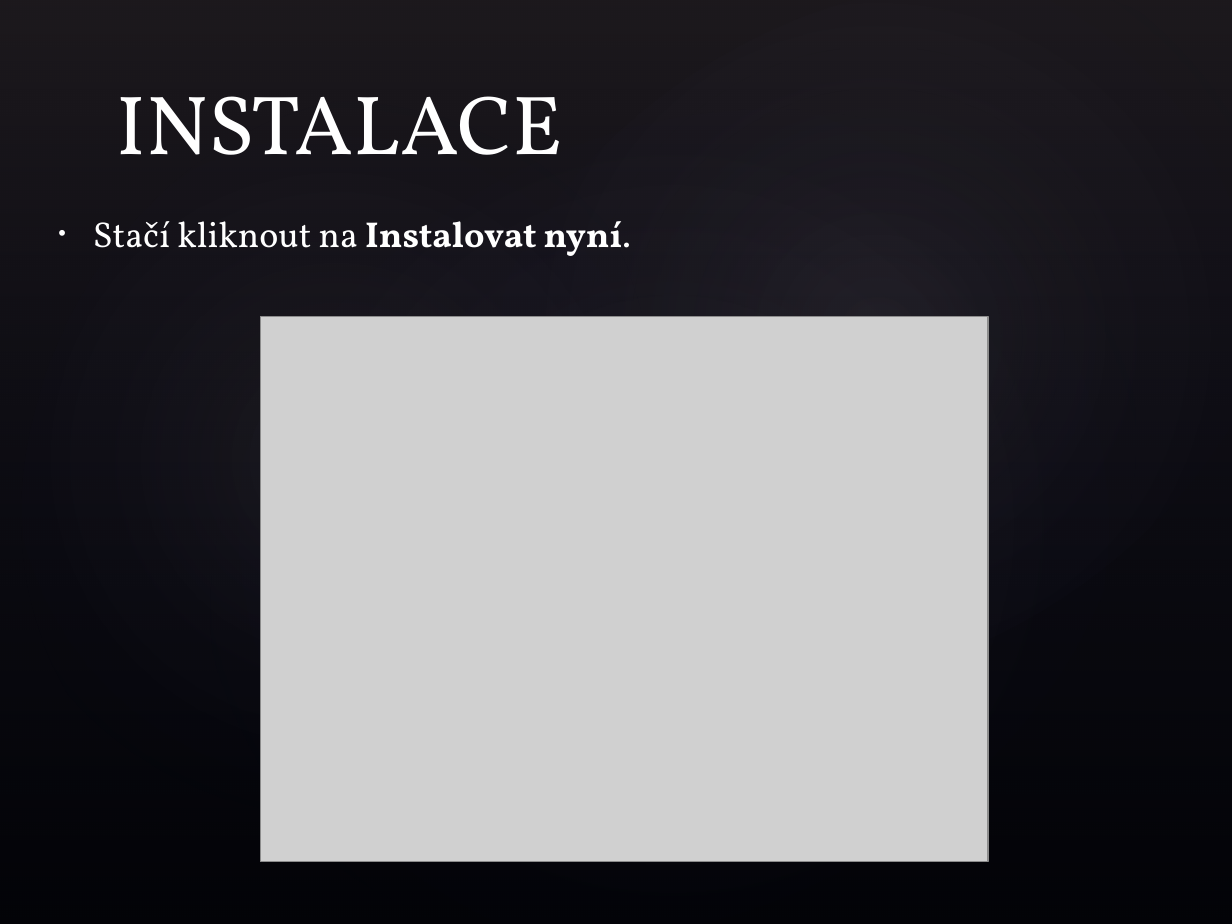
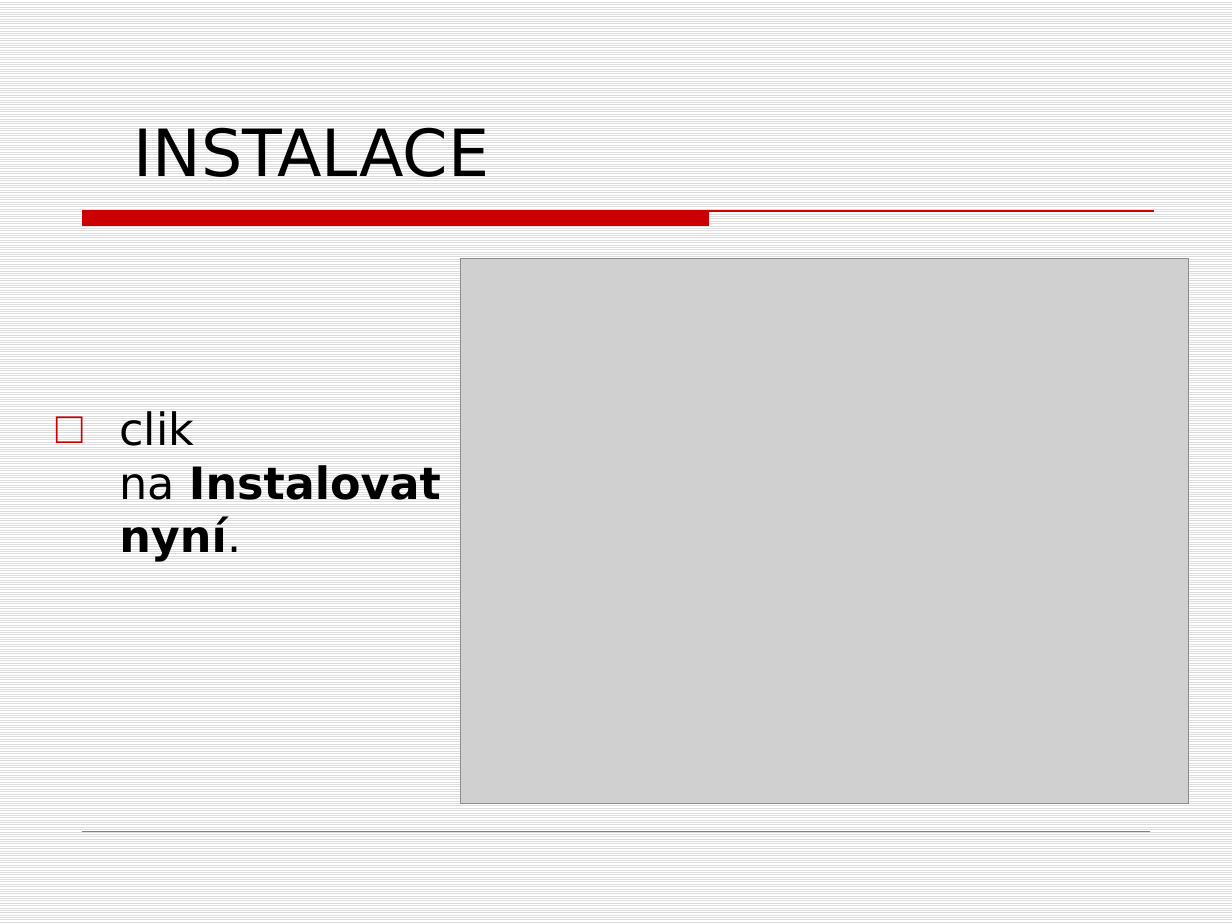
Before and after one commit to Petr8072/trida, a slide deck: slide 8 of Windows Server 2008 R2.pptx (slide 7 before the commit). Drawn at 1232x924 pixels with LibreOffice and Linux fonts; fonts in the diff are those of the drawing; grey boxes stand for pictures; background and template pictures are left out. Boxes give left, top, right and bottom in pixels: in the first picture for what was removed or moved away, otherwise in the second. Text is boxed around its words. In the diff, an @@ line names an element or a change of style, - is before the commit and + after.

```diff
--- a/Windows Server 2008 R2.pptx
+++ b/Windows Server 2008 R2.pptx
@@ background picture (left out) to pattern #DDDDDD on #FFFFFF @@
@@ rectangle removed at <box>0,0,1232,924</box> @@
@@ ellipse removed at <box>0,0,765,924</box> @@
@@ ellipse removed at <box>56,0,1232,924</box> @@
@@ ellipse removed at <box>338,0,1232,837</box> @@
@@ title "INSTALACE": place and size @@
-title "INSTALACE" at <box>116,96,562,155</box>
+title "INSTALACE" at <box>134,128,490,177</box>
@@ title "INSTALACE" at <box>134,128,490,177</box>: size 49 to 38 pt, font Vollkorn to DejaVu Sans, text colour #FFFFFF to #000000 @@
@@ freeform shape added at <box>83,211,1154,225</box>, fill #CC0000, outline #CC0000 0.75 pt @@
@@ picture: place and size @@
-picture at <box>260,317,988,862</box>
+picture at <box>461,259,1189,804</box>
@@ text at <box>119,411,441,562</box>: text changed; size 21 to 26 pt; font Vollkorn to DejaVu Sans; text colour #FFFFFF to #000000; bold on @@
-• Stačí kliknout na Instalovat nyní.
+□ clik na Instalovat nyní.
@@ line added from (83, 832) to (1149, 832), #CC0000 0.25 pt @@
```
Also in this commit, not shown: 12 other slides changed, 5 slides added, 3 slides removed.
